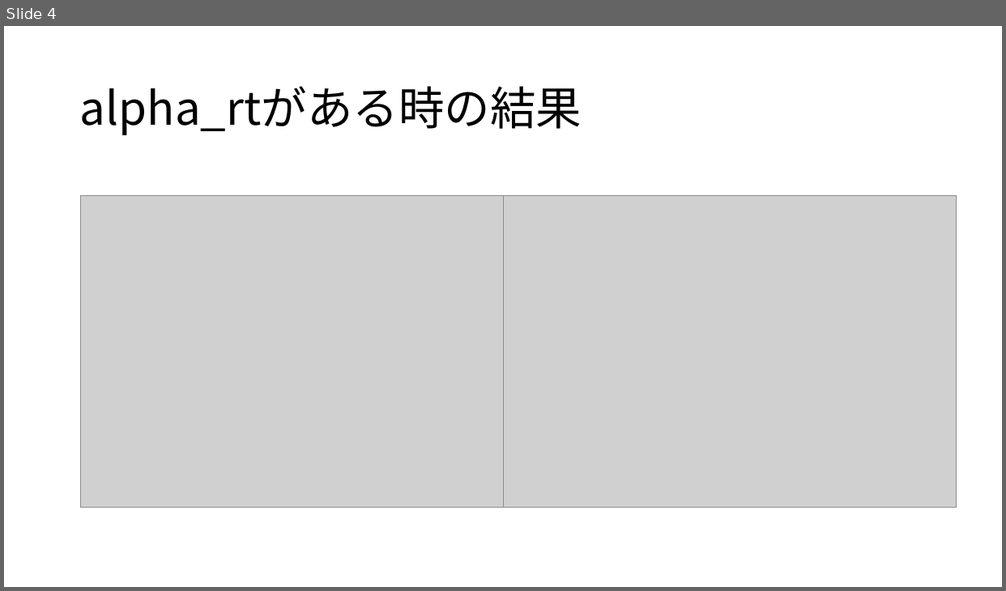
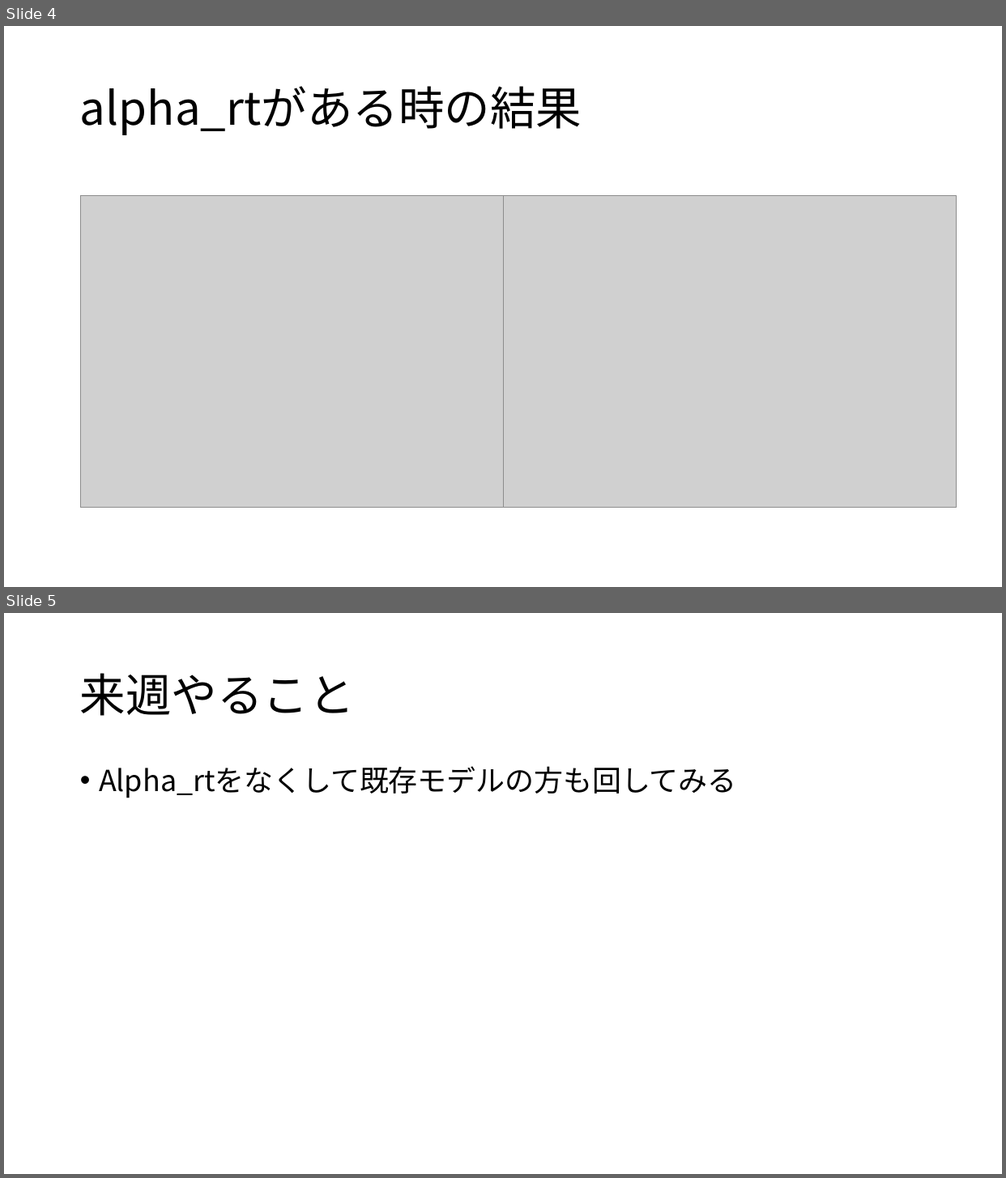
Before and after one commit to Mayu925/lab, a slide deck: ゼミ0810.pptx. Shown one above the other, each under a label of ours: slide 4 before the commit, slides 4 and 5 after it. The pictures are 1006x591 and 1006x1178 pixels, drawn with LibreOffice and Linux fonts; fonts in the diff are those of the drawing; grey boxes stand for pictures. Boxes give left, top, right and bottom in pixels: in the first picture for what was removed or moved away, otherwise in the second. Text is boxed around its words. In the diff, an @@ line names an element or a change of style, - is before the commit and + after.

```diff
--- a/ゼミ0810.pptx
+++ b/ゼミ0810.pptx
@@ slide 5 added at (4, 613, 1002, 1174), background #FFFFFF @@
@@ title added at (80, 673, 355, 716), 44 pt, text #000000 @@
+来週やること
@@ text added at (99, 766, 737, 798), 28 pt, text #000000 @@
+• Alpha_rtをなくして既存モデルの方も回してみる
```
Also in this commit, not shown: 1 slide changed, 2 other files.
